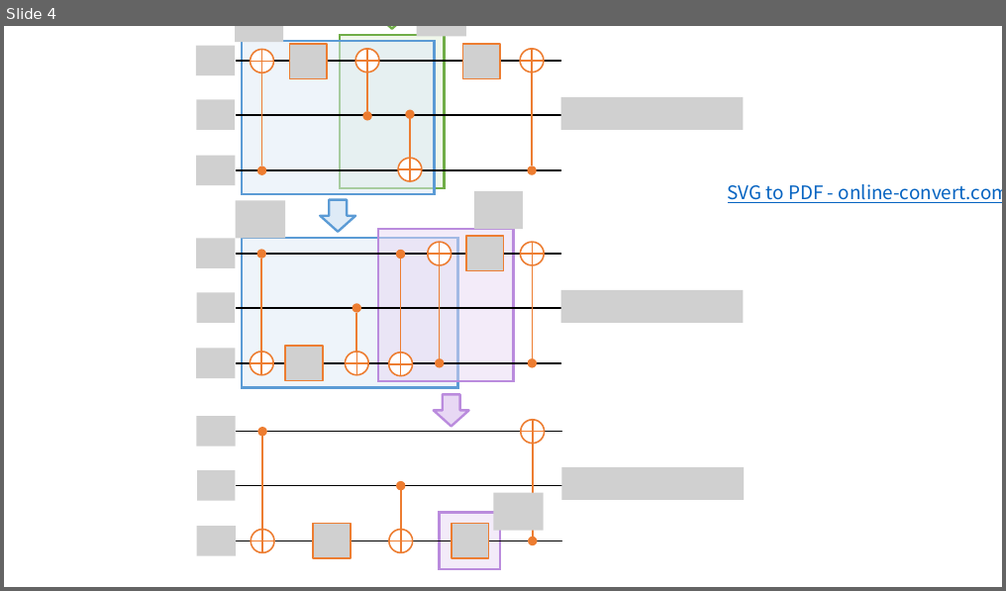
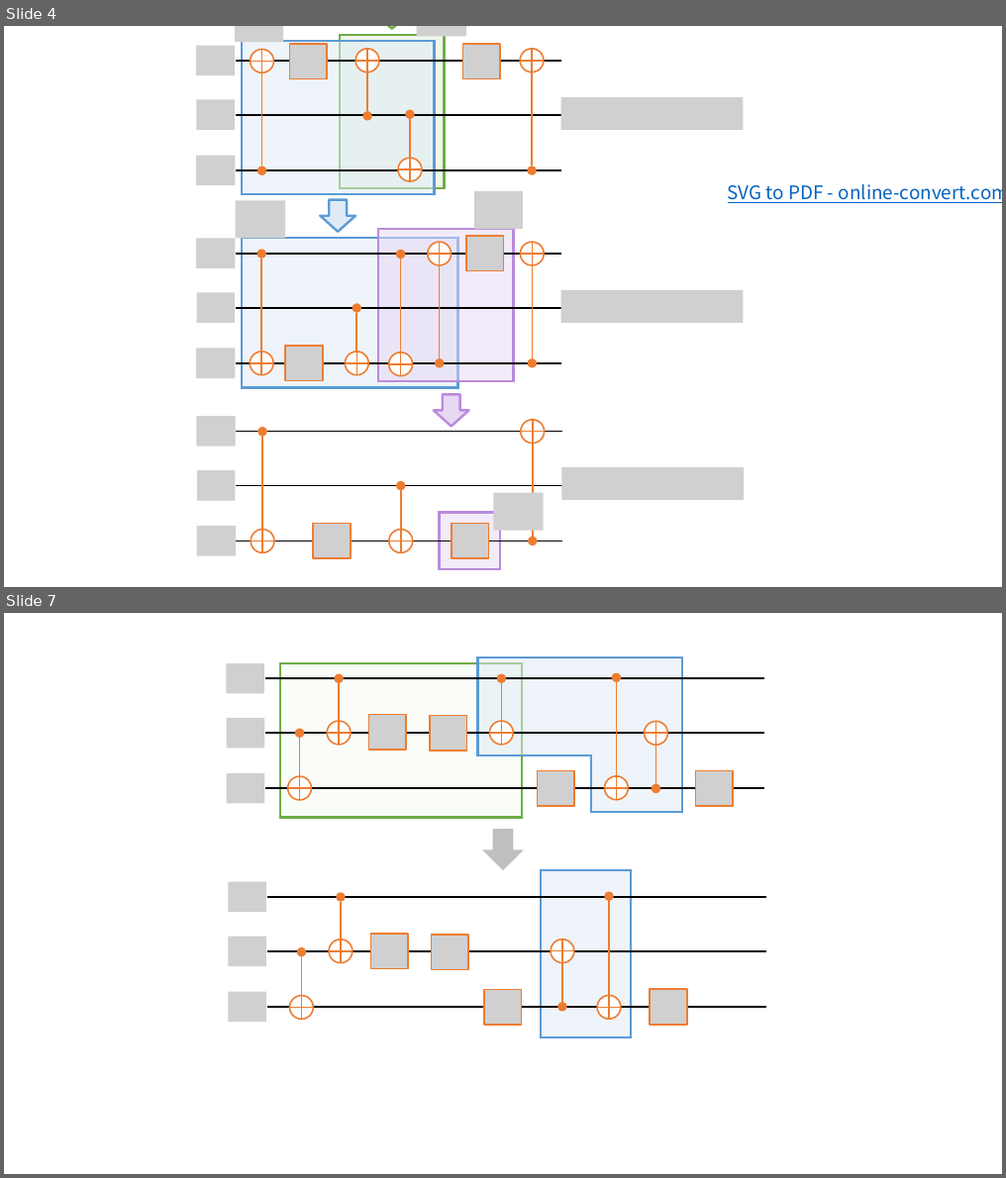
Before and after one commit to quantum-compiler/quartz, a slide deck: experiment/figure_generation/figure6_increasing_xfer/final_figures/final_figures.pptx. Shown one above the other, each under a label of ours: slide 4 before the commit, slides 4 and 7 after it; the slides between them are not shown. The pictures are 1006x591 and 1006x1178 pixels, drawn with LibreOffice and Linux fonts; fonts in the diff are those of the drawing; grey boxes stand for pictures; background and template pictures are left out. Boxes give left, top, right and bottom in pixels: in the first picture for what was removed or moved away, otherwise in the second. Text is boxed around its words. In the diff, an @@ line names an element or a change of style, - is before the commit and + after.

```diff
--- a/experiment/figure_generation/figure6_increasing_xfer/final_figures/final_figures.pptx
+++ b/experiment/figure_generation/figure6_increasing_xfer/final_figures/final_figures.pptx
@@ slide 7 added at [4,613,1002,1174], background #FFFFFF @@
@@ group added at [227,658,764,817]: 8 lines, 7 pictures, 5 flow chart ors, 5 ellipses, 1 rectangle, 1 corner @@
@@ right arrow added at [482,830,524,870], fill #BFBFBF @@
@@ group added at [228,870,767,1039]: 7 pictures, 7 lines, 4 flow chart ors, 4 ellipses, 1 rectangle @@
```
Also in this commit, not shown: 4 other slides added, 4 other files.
